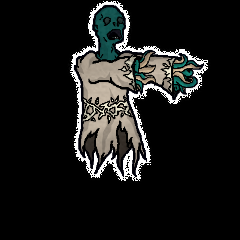
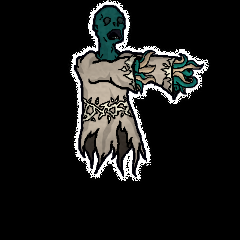
Layered file, before and after one edit (240x240). Changes by layer:
painted on "diffuse" over <box>72,0,209,179</box>
